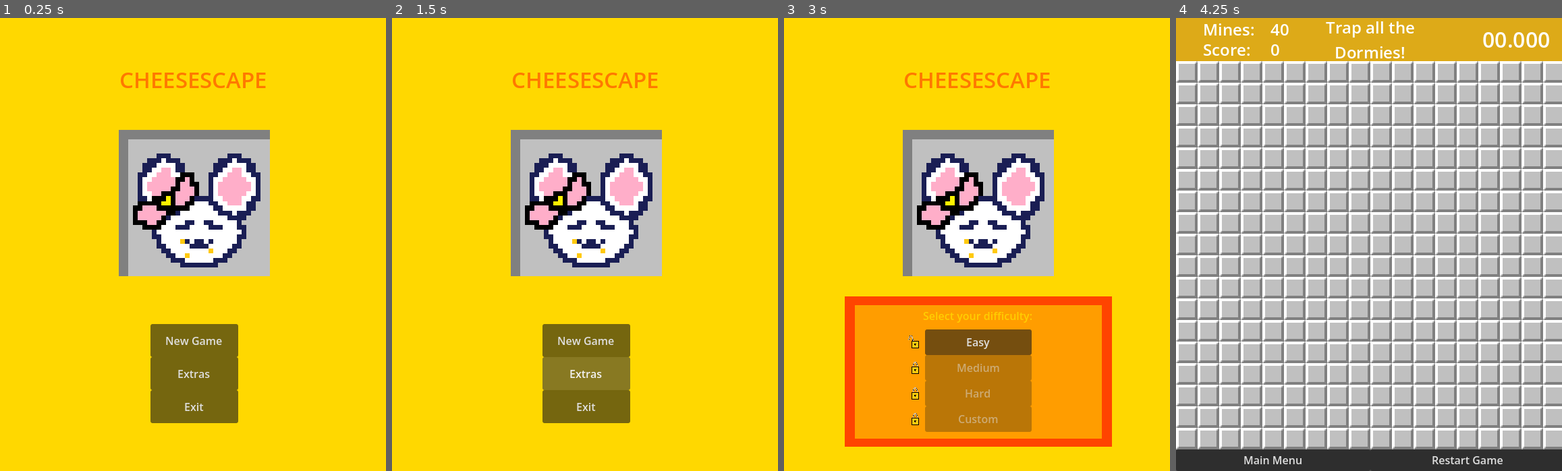
Above: before the commit, frames 1-4 (left to right).
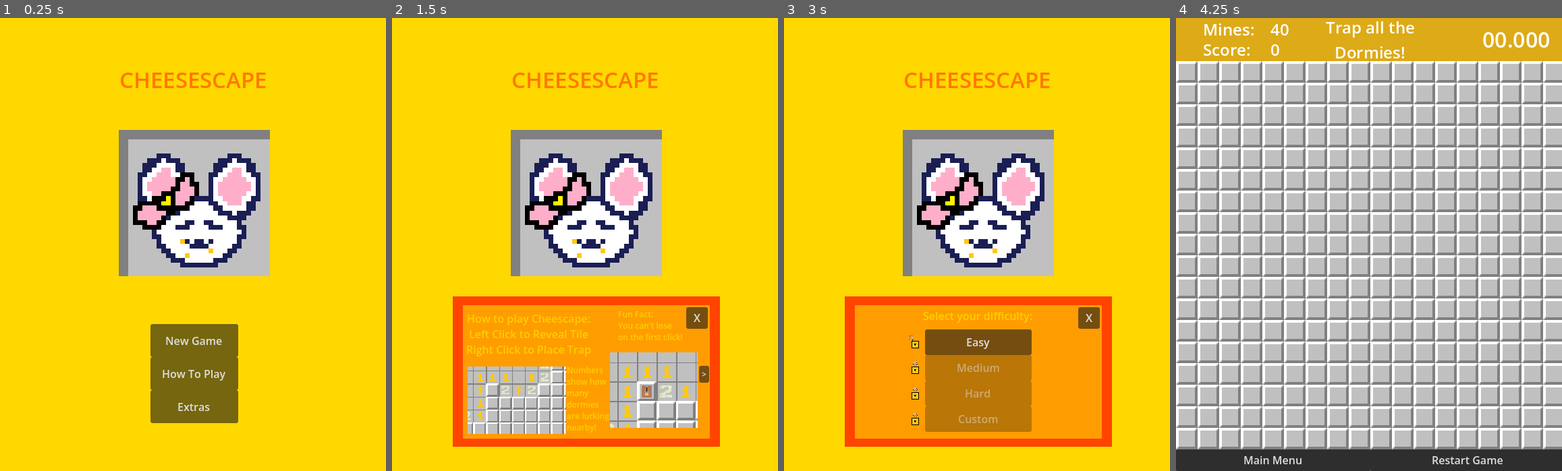
Above: after the commit, the same moments.

Repository: mistfistaf-geng/cheesescape
Game: Godot game, scene res://title_screen.tscn
Same seed, same stepped clock (60 frames per second), same inputs: the game is played once before the commit and once after it.
Inputs (mouse positions are in pixels of both pictures, inside the frame that each line leads up to):
- Up to frame 1 (0.25 s): no input
- Up to frame 2 (1.5 s): click "Extras" at 0.5 s; click (585, 371) at 1.25 s, where only the run after the commit has a clickable "How To Play"
- Up to frame 3 (3 s): click (1088, 316) at 2 s, where only the run after the commit has a clickable "X"; click "New Game" at 2.75 s
- Up to frame 4 (4.25 s): click "Easy" at 3.5 s

The runs differ from the first frame. In frame 1, 0.2% of the frame differs, in the area x 42-59%, y 77-87%; in frame 2, 22%, in the area x 15-85%, y 61-95%; in frame 3, 0.3%; in frame 4, nothing differs.

Commit message:
Tutorial Added

Diff:
--- a/scripts/titlescreen.gd
+++ b/scripts/titlescreen.gd
@@ -5,8 +5,9 @@
 func _on_new_game_button_pressed() -> void:
 	$NewGameTab.visible = true
 	$MainMenuTab/NewGameButton.disabled = true
+	$MainMenuTab/HowToPlayButton.disabled = true
 	$MainMenuTab/ExtraButton.disabled = true
-	$MainMenuTab/ExitButton.disabled = true
+
 	$NewGameTab/DifficultyBox/MedButton.disabled = true
 	$NewGameTab/DifficultyBox/HardButton.disabled = true
 	$NewGameTab/DifficultyBox/CustomButton.disabled = true
@@ -28,10 +29,6 @@
 		$NewGameTab/DifficultyBox/CustomButton.disabled = false
 		$NewGameTab/DifficultyBox/CustomLock.texture = texture
 	pass
-
-
-func _on_extra_button_pressed() -> void:
-	pass # Replace with function body.
 
 
 func _on_exit_button_pressed() -> void:
@@ -63,3 +60,37 @@
 
 func _on_v_slider_value_changed(value: float) -> void:
 	$NewGameTab/DifficultyBox/VSlider/NumMinesLabel.text = str(int(value))
+
+
+func _on_close_button_pressed() -> void:
+	get_tree().change_scene_to_file("res://title_screen.tscn")
+
+
+func _on_how_to_play_button_pressed() -> void:
+	$HowToPlayTab.visible = true
+	$MainMenuTab/NewGameButton.disabled = true
+	$MainMenuTab/HowToPlayButton.disabled = true
+	$MainMenuTab/ExtraButton.disabled = true
+
+func _on_extra_button_pressed() -> void:
+	pass # Replace with function body.
+
+
+func _on_next_page_button_pressed() -> void:
+	$HowToPlayTab.visible = false
+	$HowToPlayTab2.visible = true
+
+
+func _on_next_page_button_2_pressed() -> void:
+	$HowToPlayTab2.visible = false
+	$HowToPlayTab3.visible = true
+
+
+func _on_prev_page_button_pressed() -> void:
+	$HowToPlayTab2.visible = false
+	$HowToPlayTab.visible = true
+
+
+func _on_prev_page_button_2_pressed() -> void:
+	$HowToPlayTab3.visible = false
+	$HowToPlayTab2.visible = true
--- a/title_screen.tscn
+++ b/title_screen.tscn
@@ -4,6 +4,12 @@
 [ext_resource type="Texture2D" uid="uid://b0g4q702xtdxx" path="res://assets/icon.png" id="2_ak2if"]
 [ext_resource type="Texture2D" uid="uid://cmfrtmr0c7pew" path="res://assets/lock.png" id="3_ig5kc"]
 [ext_resource type="Texture2D" uid="uid://xj2j78kgpyp5" path="res://assets/unlock.png" id="4_05l2w"]
+[ext_resource type="Texture2D" uid="uid://d247fagjdbg0d" path="res://assets/Tutorial/FreshStart.png" id="5_tpml5"]
+[ext_resource type="Texture2D" uid="uid://cjun867n7xcwh" path="res://assets/Tutorial/RightClick.png" id="6_jqemp"]
+[ext_resource type="Texture2D" uid="uid://chcmj2f8qoxh" path="res://assets/Tutorial/MiddleClick.png" id="7_013yr"]
+[ext_resource type="Texture2D" uid="uid://b3mdpwyjmk1mb" path="res://assets/Tutorial/RightClock2.png" id="8_8vmu4"]
+[ext_resource type="Texture2D" uid="uid://tw4d8i64gno2" path="res://assets/Tutorial/Lose.png" id="9_xfn3p"]
+[ext_resource type="Texture2D" uid="uid://coooi7a3saa2h" path="res://assets/Tutorial/Win.png" id="10_rhgbh"]
 
 [sub_resource type="Theme" id="Theme_v6p8y"]
 
@@ -31,21 +37,21 @@
 theme = SubResource("Theme_v6p8y")
 text = "New Game"
 
-[node name="ExtraButton" type="Button" parent="MainMenuTab" unique_id=289627670]
+[node name="HowToPlayButton" type="Button" parent="MainMenuTab" unique_id=289627670]
 layout_mode = 0
 offset_left = 223.0
 offset_top = 503.0
 offset_right = 353.0
 offset_bottom = 552.0
-text = "Extras"
-
-[node name="ExitButton" type="Button" parent="MainMenuTab" unique_id=1305046758]
+text = "How To Play"
+
+[node name="ExtraButton" type="Button" parent="MainMenuTab" unique_id=1305046758]
 layout_mode = 0
 offset_left = 223.0
 offset_top = 552.0
 offset_right = 353.0
 offset_bottom = 601.0
-text = "Exit"
+text = "Extras"
 
 [node name="Icon" type="Sprite2D" parent="MainMenuTab" unique_id=125306945]
 position = Vector2(288.00003, 275)
@@ -192,11 +198,286 @@
 theme_override_colors/font_color = Color(1, 0.80784315, 0, 1)
 text = "40"
 
+[node name="CloseButton" type="Button" parent="NewGameTab/DifficultyBox" unique_id=1455819979]
+layout_mode = 0
+offset_left = 331.0
+offset_top = 3.0
+offset_right = 363.0
+offset_bottom = 35.0
+text = "X"
+
+[node name="HowToPlayTab" type="ColorRect" parent="." unique_id=1280158168]
+visible = false
+layout_mode = 0
+offset_left = 90.0
+offset_top = 413.0
+offset_right = 486.0
+offset_bottom = 636.0
+color = Color(1, 0.26666668, 0, 1)
+
+[node name="DifficultyBox" type="ColorRect" parent="HowToPlayTab" unique_id=1322501238]
+layout_mode = 0
+offset_left = 15.0
+offset_top = 13.0
+offset_right = 381.0
+offset_bottom = 211.0
+color = Color(1, 0.6156863, 0, 1)
+
+[node name="RichTextLabel" type="RichTextLabel" parent="HowToPlayTab/DifficultyBox" unique_id=2050937883]
+z_index = 1
+layout_mode = 0
+offset_right = 196.0
+offset_bottom = 86.0
+theme_override_colors/default_color = Color(1, 0.80784315, 0, 1)
+text = "How to play Cheescape:
+Left Click to Reveal Tile
+Right Click to Place Trap"
+horizontal_alignment = 1
+vertical_alignment = 1
+
+[node name="RichTextLabel2" type="RichTextLabel" parent="HowToPlayTab/DifficultyBox" unique_id=511491550]
+z_index = 1
+layout_mode = 0
+offset_left = 230.0
+offset_top = 4.0
+offset_right = 326.0
+offset_bottom = 58.0
+theme_override_colors/default_color = Color(1, 0.80784315, 0, 1)
+theme_override_font_sizes/normal_font_size = 12
+text = "Fun Fact:
+You can't lose on the first click!"
+vertical_alignment = 1
+
+[node name="CloseButton" type="Button" parent="HowToPlayTab/DifficultyBox" unique_id=756945147]
+layout_mode = 0
+offset_left = 331.0
+offset_top = 3.0
+offset_right = 363.0
+offset_bottom = 35.0
+text = "X"
+
+[node name="NextPageButton" type="Button" parent="HowToPlayTab/DifficultyBox" unique_id=1473758769]
+layout_mode = 0
+offset_left = 350.0
+offset_top = 90.0
+offset_right = 365.0
+offset_bottom = 115.0
+theme_override_font_sizes/font_size = 12
+text = ">"
+
+[node name="RichTextLabel3" type="RichTextLabel" parent="HowToPlayTab/DifficultyBox" unique_id=1934770153]
+z_index = 1
+layout_mode = 0
+offset_left = 154.0
+offset_top = 82.0
+offset_right = 227.0
+offset_bottom = 196.0
+theme_override_colors/default_color = Color(1, 0.80784315, 0, 1)
+theme_override_font_sizes/normal_font_size = 12
+text = "Numbers
+show how
+many dormies
+are lurking
+nearby!"
+vertical_alignment = 1
+
+[node name="FreshStart" type="Sprite2D" parent="HowToPlayTab" unique_id=1877440733]
+position = Vector2(95, 154)
+scale = Vector2(0.6, 0.6)
+texture = ExtResource("5_tpml5")
+
+[node name="RightClick" type="Sprite2D" parent="HowToPlayTab" unique_id=1977376804]
+position = Vector2(298, 139)
+scale = Vector2(0.9, 0.9)
+texture = ExtResource("6_jqemp")
+
+[node name="HowToPlayTab2" type="ColorRect" parent="." unique_id=1318094298]
+visible = false
+layout_mode = 0
+offset_left = 90.0
+offset_top = 413.0
+offset_right = 486.0
+offset_bottom = 636.0
+color = Color(1, 0.26666668, 0, 1)
+
+[node name="DifficultyBox" type="ColorRect" parent="HowToPlayTab2" unique_id=128415284]
+layout_mode = 0
+offset_left = 15.0
+offset_top = 13.0
+offset_right = 381.0
+offset_bottom = 211.0
+color = Color(1, 0.6156863, 0, 1)
+
+[node name="RichTextLabel" type="RichTextLabel" parent="HowToPlayTab2/DifficultyBox" unique_id=1187521377]
+z_index = 1
+layout_mode = 0
+offset_left = 4.0
+offset_top = -6.0
+offset_right = 220.0
+offset_bottom = 87.0
+theme_override_colors/default_color = Color(1, 0.80784315, 0, 1)
+theme_override_font_sizes/normal_font_size = 14
+text = "Middle Click Safe Numbers to Reveal Neighboring Tiles
+Right Click a Number to Place Traps on Guarenteed Dormies!"
+vertical_alignment = 1
+
+[node name="CloseButton" type="Button" parent="HowToPlayTab2/DifficultyBox" unique_id=1465199147]
+layout_mode = 0
+offset_left = 331.0
+offset_top = 3.0
+offset_right = 363.0
+offset_bottom = 35.0
+text = "X"
+
+[node name="NextPageButton2" type="Button" parent="HowToPlayTab2/DifficultyBox" unique_id=1551668213]
+layout_mode = 0
+offset_left = 350.0
+offset_top = 90.0
+offset_right = 365.0
+offset_bottom = 115.0
+theme_override_font_sizes/font_size = 12
+text = ">"
+
+[node name="RichTextLabel3" type="RichTextLabel" parent="HowToPlayTab2/DifficultyBox" unique_id=1473113362]
+z_index = 1
+layout_mode = 0
+offset_left = 132.0
+offset_top = 80.0
+offset_right = 233.0
+offset_bottom = 194.0
+theme_override_colors/default_color = Color(1, 0.80784315, 0, 1)
+theme_override_font_sizes/normal_font_size = 12
+text = "Middle click can
+only be done when the number is
+safe from hungry dormies!"
+vertical_alignment = 1
+
+[node name="PrevPageButton" type="Button" parent="HowToPlayTab2/DifficultyBox" unique_id=1433367632]
+layout_mode = 0
+offset_left = 1.0
+offset_top = 90.0
+offset_right = 16.0
+offset_bottom = 115.0
+theme_override_font_sizes/font_size = 12
+text = "<"
+
+[node name="MiddleClick" type="Sprite2D" parent="HowToPlayTab2/DifficultyBox" unique_id=950166932]
+position = Vector2(72, 138)
+scale = Vector2(0.6, 0.6)
+texture = ExtResource("7_013yr")
+
+[node name="RightClock2" type="Sprite2D" parent="HowToPlayTab2/DifficultyBox" unique_id=434399699]
+position = Vector2(289, 147)
+scale = Vector2(0.55, 0.55)
+texture = ExtResource("8_8vmu4")
+
+[node name="RichTextLabel4" type="RichTextLabel" parent="HowToPlayTab2/DifficultyBox" unique_id=1823416550]
+z_index = 1
+layout_mode = 0
+offset_left = 231.0
+offset_top = -6.0
+offset_right = 332.0
+offset_bottom = 108.0
+theme_override_colors/default_color = Color(1, 0.80784315, 0, 1)
+theme_override_font_sizes/normal_font_size = 12
+text = "Be warned...
+A number can feel safe and get eaten if a trap was misplaced! "
+vertical_alignment = 1
+
+[node name="HowToPlayTab3" type="ColorRect" parent="." unique_id=1332433466]
+visible = false
+layout_mode = 0
+offset_left = 90.0
+offset_top = 413.0
+offset_right = 486.0
+offset_bottom = 636.0
+color = Color(1, 0.26666668, 0, 1)
+
+[node name="DifficultyBox" type="ColorRect" parent="HowToPlayTab3" unique_id=1312752837]
+layout_mode = 0
+offset_left = 15.0
+offset_top = 13.0
+offset_right = 381.0
+offset_bottom = 211.0
+color = Color(1, 0.6156863, 0, 1)
+
+[node name="RichTextLabel" type="RichTextLabel" parent="HowToPlayTab3/DifficultyBox" unique_id=1576403454]
+z_index = 1
+layout_mode = 0
+offset_left = 5.0
+offset_top = -12.0
+offset_right = 272.0
+offset_bottom = 81.0
+theme_override_colors/default_color = Color(1, 0.80784315, 0, 1)
+theme_override_font_sizes/normal_font_size = 14
+text = "If a Dormie is Revealed it's GAME OVER
+Dormies Will Explode if Disturbed and Will Eat All Your Cheese Numbers"
+vertical_alignment = 1
+
+[node name="CloseButton" type="Button" parent="HowToPlayTab3/DifficultyBox" unique_id=1899920766]
+layout_mode = 0
+offset_left = 331.0
+offset_top = 3.0
+offset_right = 363.0
+offset_bottom = 35.0
+text = "X"
+
+[node name="RichTextLabel3" type="RichTextLabel" parent="HowToPlayTab3/DifficultyBox" unique_id=844163302]
+z_index = 1
+layout_mode = 0
+offset_left = 135.0
+offset_top = 72.0
+offset_right = 236.0
+offset_bottom = 186.0
+theme_override_colors/default_color = Color(1, 0.80784315, 0, 1)
+theme_override_font_sizes/normal_font_size = 12
+text = "Score is determind by the quality of your cheese, and Dormies are after the best!"
+vertical_alignment = 1
+
+[node name="PrevPageButton2" type="Button" parent="HowToPlayTab3/DifficultyBox" unique_id=779170814]
+layout_mode = 0
+offset_left = 1.0
+offset_top = 90.0
+offset_right = 16.0
+offset_bottom = 115.0
+theme_override_font_sizes/font_size = 12
+text = "<"
+
+[node name="RichTextLabel4" type="RichTextLabel" parent="HowToPlayTab3/DifficultyBox" unique_id=1761746328]
+z_index = 1
+layout_mode = 0
+offset_left = 265.0
+offset_top = 34.0
+offset_right = 377.0
+offset_bottom = 68.0
+theme_override_colors/default_color = Color(1, 0.80784315, 0, 1)
+theme_override_font_sizes/normal_font_size = 12
+text = "Reveal all cheese numbers to win!"
+vertical_alignment = 1
+
+[node name="Lose" type="Sprite2D" parent="HowToPlayTab3" unique_id=1824677043]
+position = Vector2(88, 144)
+scale = Vector2(0.5, 0.5)
+texture = ExtResource("9_xfn3p")
+
+[node name="Win" type="Sprite2D" parent="HowToPlayTab3" unique_id=2032303825]
+position = Vector2(317, 142)
+scale = Vector2(0.2, 0.2)
+texture = ExtResource("10_rhgbh")
+
 [connection signal="pressed" from="MainMenuTab/NewGameButton" to="." method="_on_new_game_button_pressed"]
+[connection signal="pressed" from="MainMenuTab/HowToPlayButton" to="." method="_on_how_to_play_button_pressed"]
 [connection signal="pressed" from="MainMenuTab/ExtraButton" to="." method="_on_extra_button_pressed"]
-[connection signal="pressed" from="MainMenuTab/ExitButton" to="." method="_on_exit_button_pressed"]
 [connection signal="pressed" from="NewGameTab/DifficultyBox/EasyButton" to="." method="_on_easy_button_pressed"]
 [connection signal="pressed" from="NewGameTab/DifficultyBox/MedButton" to="." method="_on_med_button_pressed"]
 [connection signal="pressed" from="NewGameTab/DifficultyBox/HardButton" to="." method="_on_hard_button_pressed"]
 [connection signal="pressed" from="NewGameTab/DifficultyBox/CustomButton" to="." method="_on_custom_button_pressed"]
 [connection signal="value_changed" from="NewGameTab/DifficultyBox/VSlider" to="." method="_on_v_slider_value_changed"]
+[connection signal="pressed" from="NewGameTab/DifficultyBox/CloseButton" to="." method="_on_close_button_pressed"]
+[connection signal="pressed" from="HowToPlayTab/DifficultyBox/CloseButton" to="." method="_on_close_button_pressed"]
+[connection signal="pressed" from="HowToPlayTab/DifficultyBox/NextPageButton" to="." method="_on_next_page_button_pressed"]
+[connection signal="pressed" from="HowToPlayTab2/DifficultyBox/CloseButton" to="." method="_on_close_button_pressed"]
+[connection signal="pressed" from="HowToPlayTab2/DifficultyBox/NextPageButton2" to="." method="_on_next_page_button_2_pressed"]
+[connection signal="pressed" from="HowToPlayTab2/DifficultyBox/PrevPageButton" to="." method="_on_prev_page_button_pressed"]
+[connection signal="pressed" from="HowToPlayTab3/DifficultyBox/CloseButton" to="." method="_on_close_button_pressed"]
+[connection signal="pressed" from="HowToPlayTab3/DifficultyBox/PrevPageButton2" to="." method="_on_prev_page_button_2_pressed"]
Binary file added: assets/Tutorial/FreshStart.png
Not shown, added: assets/Tutorial/FreshStart.png.import
Binary file added: assets/Tutorial/Lose.png
Not shown, added: assets/Tutorial/Lose.png.import
Binary file added: assets/Tutorial/MiddleClick.png
Not shown, added: assets/Tutorial/MiddleClick.png.import
Binary file added: assets/Tutorial/RightClick.png
Not shown, added: assets/Tutorial/RightClick.png.import
Binary file added: assets/Tutorial/RightClock2.png
Not shown, added: assets/Tutorial/RightClock2.png.import
Binary file added: assets/Tutorial/Win.png
Not shown, added: assets/Tutorial/Win.png.import
(and 15 more such lines)
